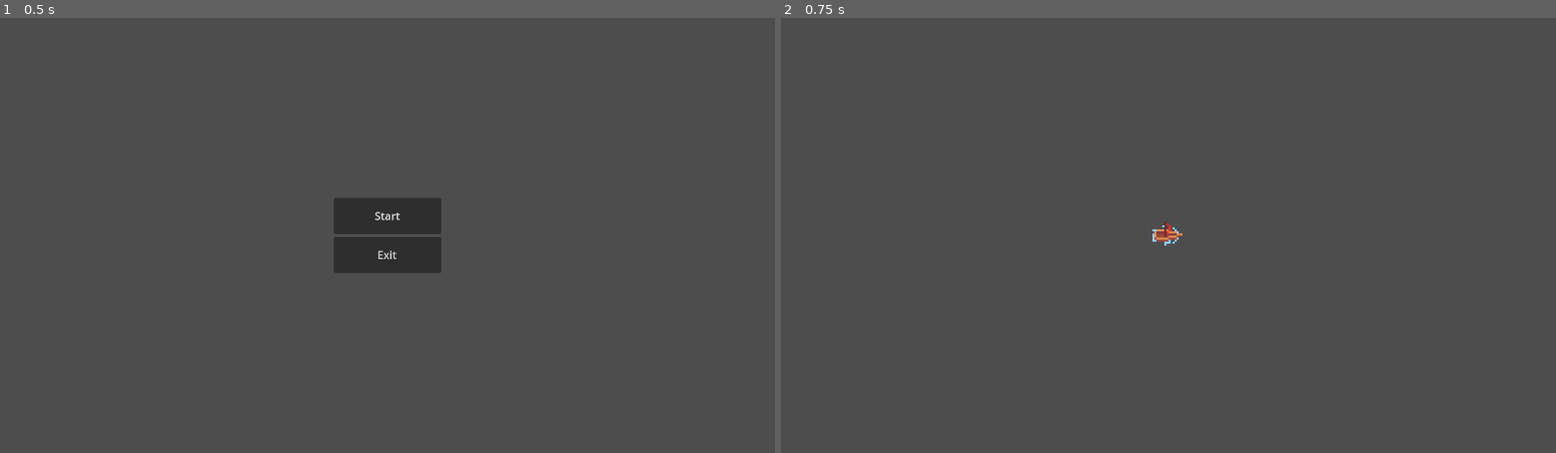
Above: before the commit, frames 1-2 (left to right).
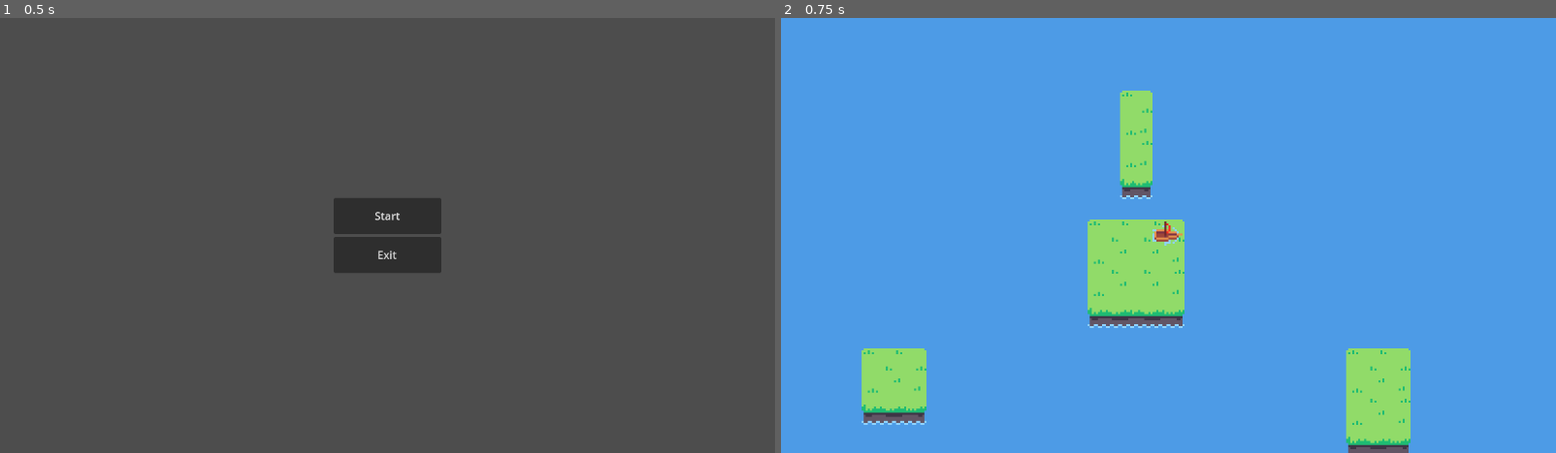
Above: after the commit, the same moments.

Repository: Toffuh/iron-sails
Game: Godot game, scene res://scenes/main_menu.tscn
Two runs of this game, one before a commit and one after it. Both use one fixed random seed, a clock stepped at 60 frames per second and the inputs below.
Inputs:
- Up to frame 1 (0.5 s): no input
- Up to frame 2 (0.75 s): click "Start" at 0.5 s

Frame 1 is identical in both runs. In frame 2, 99% of the frame differs, in the area x 0-100%, y 0-100%.
Error before the commit: Attempt to call function 'create_random_map' in base 'null instance' on a null instance. (res://scrips/game_manager.gd:7)

Commit message:
fix merge

Diff:
--- a/scenes/game_map.tscn
+++ b/scenes/game_map.tscn
@@ -60,7 +60,7 @@
 9:0/0/terrains_peering_bit/left_side = 0
 
 [sub_resource type="TileSet" id="TileSet_p028l"]
-terrain_set_0/mode = 2
+terrain_set_0/mode = 0
 terrain_set_0/terrain_0/name = "Water"
 terrain_set_0/terrain_0/color = Color(0.494177, 0.00307247, 0.87018, 1)
 sources/0 = SubResource("TileSetAtlasSource_8nqa2")
@@ -78,17 +78,17 @@
 [node name="Islands" type="Node2D" parent="."]
 
 [node name="Island 1" type="Node2D" parent="Islands" instance=ExtResource("3_kt1y0")]
-position = Vector2(-112, 0)
+position = Vector2(-80, -80)
 script = ExtResource("4_rvi8s")
 
 [node name="Island 2" type="Node2D" parent="Islands" instance=ExtResource("3_kt1y0")]
-position = Vector2(-64, 0)
-script = ExtResource("4_5ksg5")
+position = Vector2(176, -48)
+script = ExtResource("4_rvi8s")
 
 [node name="Island 3" type="Node2D" parent="Islands" instance=ExtResource("3_kt1y0")]
-position = Vector2(-48, 80)
+position = Vector2(-128, 80)
 script = ExtResource("4_rvi8s")
 
 [node name="Island 4" type="Node2D" parent="Islands" instance=ExtResource("3_kt1y0")]
-position = Vector2(-208, 32)
+position = Vector2(80, 32)
 script = ExtResource("4_rvi8s")
Not shown: 1 places in scenes/game_map.tscn that only renumber resources
